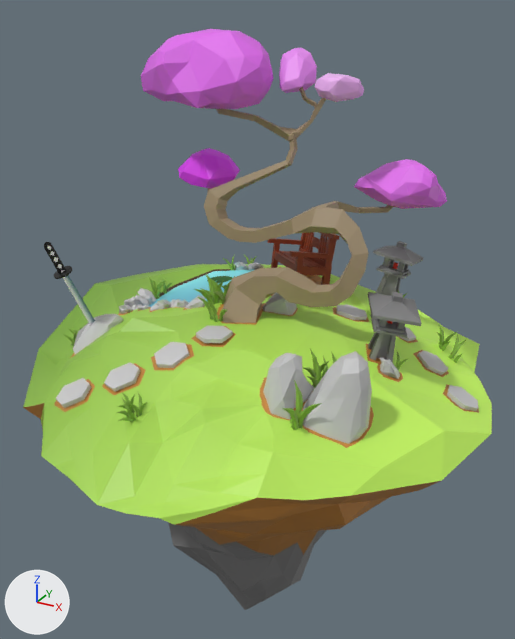
One commit to the glTF model src/assets/island.glb: the scene before it, then after it.
Rendered twice from a 50 mm lens placed at (10.35, -18.93, 12.49), pointed at (-0.03, -0.05, 3.05). Arrows for +X, +Y and +Z are at lower left; the lights stay in place. Where no turn or scale is listed for an object, it has been applied to the vertices. Vertices at the same position are counted once.

Objects in the first picture: 'bench', 'bigRocks', 'grass', 'islandBottom', 'island_top', 'lanternBottom', 'lanternTop', 'leaf', 'pathBottom', 'pathTop', 'rocks', 'trunk'.
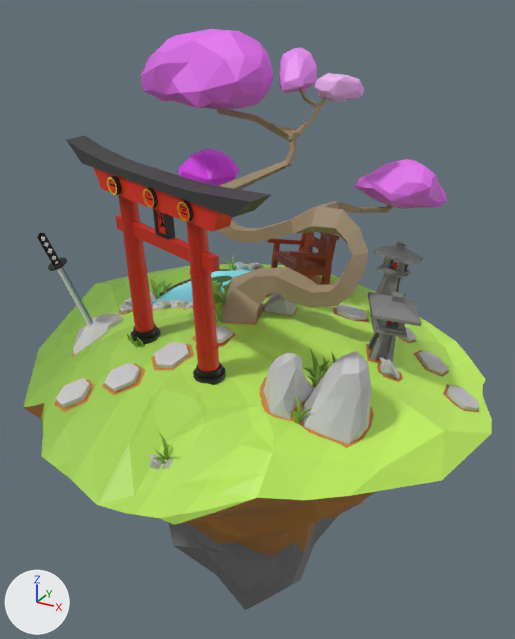
Commit message: landing page island model complete

Changed parts and their boxes (x1, y1, x2, y2) in the pictures (515 x 639 px; the box of a moved part takes in the faces that stretch with it):
'gate', added: after (66, 136, 271, 385)
'islandBottom', reshaped: before (23, 403, 440, 610); after (23, 382, 485, 610)
'grass', reshaped (30% narrower, 19% taller): before (64, 255, 466, 430); after (127, 255, 407, 464)
part 1 of me_cube_004, moved or reshaped: (39, 267, 492, 525) in both
part 2 of me_cube, added: after (150, 454, 162, 469)
part 3 of me_cube, added: after (162, 459, 173, 469)
part 4 of me_cube, cut back: before (80, 316, 104, 337); after (92, 316, 104, 324)
part 5 of me_cube_001, moved or reshaped: before (290, 380, 303, 424); after (294, 394, 301, 419)
part 6 of me_cube_001, moved or reshaped: before (282, 408, 299, 430); after (289, 411, 299, 424)
part 7 of me_cube_001, moved or reshaped: before (298, 403, 321, 428); after (298, 408, 312, 422)
part 8 of me_cube_001, moved or reshaped: before (219, 309, 227, 322); after (218, 304, 223, 322)
part 9 of me_cube_001, moved or reshaped: before (118, 417, 133, 422); after (159, 433, 168, 457)
part 10 of me_cube_001, moved or reshaped: before (117, 411, 130, 418); after (153, 457, 165, 464)
part 11 of me_cube_001, moved or reshaped: before (130, 413, 136, 421); after (163, 445, 170, 460)
part 12 of me_cube_001, moved or reshaped: before (130, 404, 140, 417); after (154, 448, 166, 460)
part 13 of me_cube_001, moved or reshaped: before (138, 393, 142, 410); after (136, 336, 144, 347)
part 14 of me_cube_001, moved or reshaped (not visible afterwards): before (129, 395, 135, 413)
part 15 of me_cube_001, deleted (green): before (64, 255, 466, 419)
part 16 of me_cube_013, moved or reshaped: before (176, 481, 440, 555); after (179, 382, 485, 555)

Diff of the bpy script that builds the scene:
```diff
--- a/src/assets/island.glb.py
+++ b/src/assets/island.glb.py
@@ me_cube_004 @@
-me_cube_004.from_pydata(...)  # 469 vertices, 882 faces; spans x -7.3..7.9, y -8.3..7.4, z 0.4..3.8
+me_cube_004.from_pydata(...)  # 460 vertices, 864 faces; spans x -7.3..7.9, y -8.3..7.0, z 1.2..3.8
+# me_cube_004 part 1
+# 41 vertices are removed from x -3.5..7.4, y -8.0..7.4, z 0.4..3.6
+# 272 faces are deleted
+# 12 vertices move from x -3.3..7.5, y -5.5..4.3, z 1.2..3.3 to x -3.2..7.3, y -5.6..4.4, z 1.4..3.4
+# 32 vertices are added at x -3.1..7.2, y -5.6..6.8, z 1.5..3.4
+# 254 new faces join them
 me_cube_004.materials.append(mat_platform)
@@ me_cube @@
-me_cube.from_pydata(...)  # 1002 vertices, 1928 faces; spans x -9.54..0.53, y -0.3..8.02, z -1.37..1.3
+me_cube.from_pydata(...)  # 1102 vertices, 2120 faces; spans x -9.54..0.53, y -3.43..8.02, z -1.49..1.3
+# me_cube part 2: the loose piece of 52 vertices spanning x -6.75..-5.97, y 2.17..2.92, z 0.15..0.81 is copied, and the copy is multiplied about its middle by the matrix ((-0.669, 0.092, 0.161), (-0.116, -0.678, -0.095), (0.145, -0.119, 0.668)), then moved by (2.6, -5.73, -1.69); it spans x -4.04..-3.53, y -3.43..-2.88, z -1.43..-0.99
+# me_cube part 3: the loose piece of 52 vertices spanning x -6.75..-5.97, y 2.17..2.92, z 0.15..0.81 is copied, and the copy is multiplied about its middle by the matrix ((0.418, -0.032, 0.553), (0.051, -0.688, -0.078), (0.552, 0.088, -0.412)), then moved by (2.91, -5.69, -1.79); it spans x -3.75..-3.15, y -3.41..-2.87, z -1.49..-1.02
+# me_cube part 4: 7 vertices removed from x -9.09..-8.91, y 0.43..0.65, z 0.02..0.18; 3 vertices added at x -9.01..-8.97, y 0.6..0.62, z 0.1..0.15
 me_cube.materials.append(mat_platform)
@@ me_cube_001 @@
-me_cube_001.from_pydata(...)  # 2511 vertices, 4650 faces; spans x -8.94..2.72, y -2.05..9.43, z -1.07..2.11
+me_cube_001.from_pydata(...)  # 1998 vertices, 3700 faces; spans x -8.32..0.85, y -2.56..9.02, z -0.64..2.11
+# me_cube_001 part 5: the loose piece of 27 vertices spanning x -0.09..0.24, y -0.04..0.3, z -0.01..1.25 is scaled about its middle by 0.622, then moved by (-0.03, 0.12, -0.19)
+# me_cube_001 part 6: the loose piece of 27 vertices spanning x 0.02..0.24, y -0.73..0.03, z -0.1..0.98 is scaled about its middle by 0.622, then moved by (-0.05, 0.3, -0.12)
+# me_cube_001 part 7: the loose piece of 27 vertices spanning x 0.09..0.83, y -0.09..0.15, z -0.11..0.99 is scaled about its middle by 0.622, then moved by (-0.17, 0.15, -0.12)
+# me_cube_001 part 8: the loose piece of 27 vertices spanning x -3.92..-3.34, y 2.42..2.89, z 1.0..1.7 is multiplied about its middle by the matrix ((0.913, -0.048, -0.404), (0.107, 0.987, 0.123), (0.393, -0.155, 0.906)), then moved by (-0.06, 0.03, 0.06)
+# me_cube_001 part 9: the loose piece of 27 vertices spanning x -4.06..-3.89, y -2.05..-1.49, z -0.22..0.12 is multiplied about its middle by the matrix ((0.308, 0.84, 0.872), (-1.209, 0.267, 0.17), (-0.072, -0.886, 0.879)), then moved by (1.32, -0.25, -0.2)
+# me_cube_001 part 10: the loose piece of 27 vertices spanning x -4.22..-4.06, y -1.87..-1.39, z -0.22..0.21 is multiplied about its middle by the matrix ((0.841, 0.086, 0.102), (-0.082, 0.846, -0.04), (-0.105, 0.03, 0.844)), then moved by (1.62, -0.72, -0.44)
+# me_cube_001 part 11: the loose piece of 27 vertices spanning x -3.96..-3.68, y -1.78..-1.43, z -0.2..0.32 is multiplied about its middle by the matrix ((1.237, -0.068, -0.169), (0.103, 1.218, 0.261), (0.151, -0.272, 1.211)), then moved by (1.47, -0.53, -0.34)
+# me_cube_001 part 12: the loose piece of 27 vertices spanning x -3.98..-3.85, y -1.63..-1.31, z -0.13..0.44 is multiplied about its middle by the matrix ((0.101, 0.74, -0.049), (-0.678, 0.072, -0.307), (-0.298, 0.086, 0.681)), then moved by (1.28, -0.7, -0.54)
+# me_cube_001 part 13: the loose piece of 27 vertices spanning x -4.15..-3.88, y -1.36..-1.0, z -0.06..0.44 is multiplied about its middle by the matrix ((0.789, 0.046, 0.171), (0.118, 0.448, -0.663), (-0.133, 0.672, 0.43)), then moved by (-1.38, 1.97, 0.67)
+# me_cube_001 part 14: the loose piece of 27 vertices spanning x -4.18..-4.01, y -1.36..-1.25, z -0.1..0.54 is multiplied about its middle by the matrix ((-0.12, 0.539, -0.026), (-0.511, -0.122, -0.173), (-0.174, -0.014, 0.525)), then moved by (-1.34, 2.07, 0.63)
+# me_cube_001 part 15: 23 loose pieces with 621 vertices, spanning x -8.94..2.72, y -1.66..9.43, z -1.07..0.99, are deleted
 me_cube_001.materials.append(mat_platform)
@@ me_cube_013 @@
-me_cube_013.from_pydata(...)  # 307 vertices, 558 faces; spans x -7.3..7.9, y -8.3..7.4, z -8.1..2.8
+me_cube_013.from_pydata(...)  # 307 vertices, 558 faces; spans x -7.3..7.9, y -8.3..7.0, z -8.1..2.8
+# me_cube_013 part 16: 68 of 307 vertices moved; they spanned x -0.6..7.7, y -6.4..7.4, z -2.7..1.5 and now span x -0.8..7.6, y -6.4..6.8, z -2.7..1.9; mean shift (-0.2, -0.3, 0.3); largest move (6.1, 5.7, 1.2) -> (5.6, 4.0, 1.9)
 me_cube_013.materials.append(mat_platform)
@@ ob_gate @@
+ob_gate = bpy.data.objects.new('gate', me_cylinder_002)  # 1750 vertices, 3464 faces; spans x -7.1..10.2, y -4.7..3.6, z -91.1..3.4; in mat_platform (picture img_imphenziapalette01_256_gradient)
+ob_gate.location = (-1.29, -3.71, 3.23)
+ob_gate.rotation_euler = (0.0845, -0.00587, 0.0536)  # degrees (4.8, -0.3, 3.1)
+ob_gate.scale = (0.439, 0.439, -0.0628)
```
